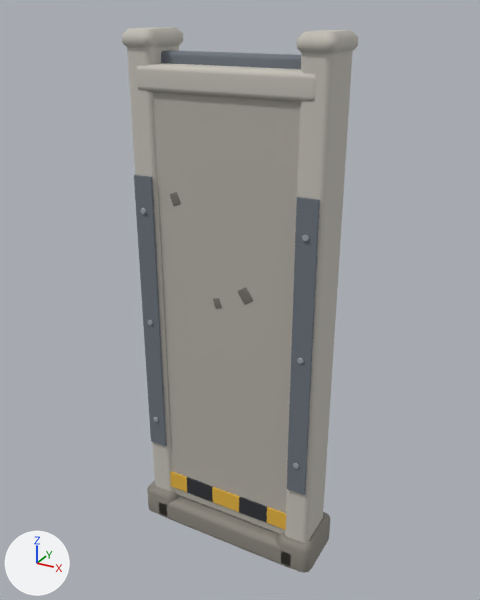
The glTF model navigateur/export/barriere_beton_arme_abime1.glb: old version first, new version second.
Before and after are seen from a 50 mm camera at (0.874, -1.563, 1.629) aimed at (0.002, 0.024, 0.836). The axes (+X, +Y, +Z) are drawn at lower left. The lights are the same throughout. The older version comes first. Vertices at exactly the same position are counted once.

The older version as bpy lines, for what is in view:
```python
ob_barriere_acier_cl_006 = bpy.data.objects.new('barriere_acier_cl.006', me_barriere_acier_cl_009)
ob_barriere_acier_cl_006.location = (0.0, 0.0, 0.0)
ob_barriere_beton_cl_012 = bpy.data.objects.new('barriere_beton_cl.012', me_barriere_beton_cl_021)
ob_barriere_beton_cl_012.location = (0.0, 0.0, 0.0)
ob_barriere_beton_cl_casse_008 = bpy.data.objects.new('barriere_beton_cl_casse.008', me_barriere_beton_cl_casse_013)
ob_barriere_beton_cl_casse_008.location = (0.0, 0.0, 0.0)
ob_barriere_beton_cl_clair_012 = bpy.data.objects.new('barriere_beton_cl_clair.012', me_barriere_beton_cl_clair_021)
ob_barriere_beton_cl_clair_012.location = (0.0, 0.0, 0.0)
ob_poteau_d_acier_cl_006 = bpy.data.objects.new('poteau_d_acier_cl.006', me_poteau_d_acier_cl_009)
ob_poteau_d_acier_cl_006.location = (0.0, 0.0, 0.0)
ob_poteau_d_beton_cl_clair_012 = bpy.data.objects.new('poteau_d_beton_cl_clair.012', me_poteau_d_beton_cl_clair_021)
ob_poteau_d_beton_cl_clair_012.location = (0.0, 0.0, 0.0)
ob_poteau_d_beton_cl_sombre_012 = bpy.data.objects.new('poteau_d_beton_cl_sombre.012', me_poteau_d_beton_cl_sombre_021)
ob_poteau_d_beton_cl_sombre_012.location = (0.0, 0.0, 0.0)
ob_poteau_g_acier_cl_006 = bpy.data.objects.new('poteau_g_acier_cl.006', me_poteau_g_acier_cl_009)
ob_poteau_g_acier_cl_006.location = (0.0, 0.0, 0.0)
ob_poteau_g_beton_cl_clair_012 = bpy.data.objects.new('poteau_g_beton_cl_clair.012', me_poteau_g_beton_cl_clair_021)
ob_poteau_g_beton_cl_clair_012.location = (0.0, 0.0, 0.0)
# also in view: 'barriere_noir_cl.008' at (0.0, -0.068, 0.16); 'barriere_jaune_cl.006' at (0.0, -0.068, 0.16); 'barriere_beton_cl_sombre.012' at (0.0, 0.0, 0.045)
```
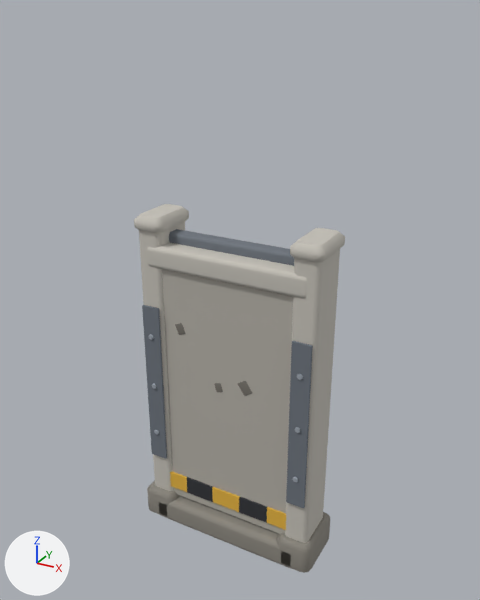
Pixel boxes [x1, y1, x2, y2] of what changed, in the pictures (480 x 600 px; the box of a moved part takes in the faces that stretch with it):
'barriere_beton_cl.012', reshaped (11% narrower, 40% shorter)
    before: [153, 92, 300, 534]
    after: [162, 269, 293, 534]
'poteau_d_beton_cl_clair.012', mesh rescaled (18% narrower, 39% shorter)
    before: [285, 30, 358, 542]
    after: [285, 228, 345, 542]
'barriere_beton_cl_clair.012', moved
    before: [137, 63, 316, 102]
    after: [147, 242, 307, 298]
'poteau_g_beton_cl_clair.012', mesh rescaled
    before: [122, 27, 183, 491]
    after: [134, 204, 189, 491]
'poteau_d_acier_cl.006', moved, rescaled (18% narrower, 44% shorter)
    before: [287, 197, 320, 495]
    after: [286, 341, 313, 508]
'poteau_g_acier_cl.006', moved, rescaled (24% narrower, 43% shorter)
    before: [134, 175, 167, 446]
    after: [142, 305, 167, 459]
'barriere_acier_cl.006', moved
    before: [161, 50, 302, 69]
    after: [169, 229, 294, 266]
'barriere_beton_cl_casse.008', reshaped (7% narrower, 37% shorter)
    before: [170, 192, 253, 309]
    after: [175, 323, 252, 396]
part 3 of me_barriere_beton_cl_casse_013, moved or reshaped
    before: [213, 298, 222, 309]
    after: [214, 383, 223, 392]
part 4 of me_barriere_beton_cl_casse_013, moved or reshaped
    before: [170, 192, 181, 206]
    after: [175, 323, 185, 335]
part 5 of me_barriere_beton_cl_casse_013, moved or reshaped
    before: [238, 287, 253, 305]
    after: [238, 381, 252, 396]

Diff of the bpy script that builds the scene:
```diff
--- a/navigateur/export/barriere_beton_arme_abime1.glb.py
+++ b/navigateur/export/barriere_beton_arme_abime1.glb.py
@@ me_barriere_acier_cl_009 @@
-me_barriere_acier_cl_009.from_pydata(...)  # 64 vertices, 124 faces; spans x -0.26..0.26, y -0.025..0.025, z 1.475..1.525
+me_barriere_acier_cl_009.from_pydata(...)  # 64 vertices, 124 faces; spans x -0.26..0.26, y -0.025..0.025, z 0.975..1.025
+# me_barriere_acier_cl_009 part 1: the whole mesh is moved by (0.0, 0.0, -0.5)
 me_barriere_acier_cl_009.materials.append(mat_acier_cl)
@@ me_barriere_beton_cl_021 @@
-me_barriere_beton_cl_021.from_pydata(...)  # 64 vertices, 124 faces; spans x -0.26..0.26, y -0.065..0.065, z 0.09..1.475
+me_barriere_beton_cl_021.from_pydata(...)  # 64 vertices, 124 faces; spans x -0.26..0.26, y -0.065..0.065, z 0.09..0.975
+# me_barriere_beton_cl_021 part 2: all 32 vertices in x -0.26..0.26, y -0.065..0.065, z 1.465..1.475 are moved by (0.0, 0.0, -0.5)
 me_barriere_beton_cl_021.materials.append(mat_beton_cl)
@@ me_barriere_beton_cl_casse_013 @@
-me_barriere_beton_cl_casse_013.from_pydata(...)  # 120 vertices, 220 faces; spans x -0.221..0.094, y -0.068..0.068, z 0.833..1.471
+me_barriere_beton_cl_casse_013.from_pydata(...)  # 120 vertices, 220 faces; spans x -0.221..0.094, y -0.068..0.068, z 0.553..0.971
+# me_barriere_beton_cl_casse_013 part 3: the loose piece of 24 vertices spanning x -0.041..-0.006, y -0.068..0.068, z 0.833..0.873 is moved by (0.0, 0.0, -0.28)
+# me_barriere_beton_cl_casse_013 part 4: the loose piece of 24 vertices spanning x -0.176..-0.134, y -0.068..0.068, z 1.12..1.166 is moved by (0.0, 0.0, -0.402)
+# me_barriere_beton_cl_casse_013 part 5: the loose piece of 24 vertices spanning x 0.04..0.094, y -0.068..0.068, z 0.867..0.924 is moved by (0.0, 0.0, -0.298)
+# other edits to the shape of me_barriere_beton_cl_casse_013 do not show in these pictures
 me_barriere_beton_cl_casse_013.materials.append(mat_beton_cl_casse)
@@ me_barriere_beton_cl_clair_021 @@
-me_barriere_beton_cl_clair_021.from_pydata(...)  # 64 vertices, 124 faces; spans x -0.26..0.26, y -0.08..0.08, z 1.425..1.495
+me_barriere_beton_cl_clair_021.from_pydata(...)  # 64 vertices, 124 faces; spans x -0.26..0.26, y -0.08..0.08, z 0.925..0.995
+# me_barriere_beton_cl_clair_021 part 6: the whole mesh is moved by (0.0, 0.0, -0.5)
 me_barriere_beton_cl_clair_021.materials.append(mat_beton_cl_clair)
@@ me_poteau_d_acier_cl_009 @@
-me_poteau_d_acier_cl_009.from_pydata(...)  # 48 vertices, 92 faces; spans x 0.22..0.28, y -0.084..-0.076, z 0.3..1.2
+me_poteau_d_acier_cl_009.from_pydata(...)  # 48 vertices, 92 faces; spans x 0.22..0.28, y -0.084..-0.076, z 0.25..0.8
+# me_poteau_d_acier_cl_009 part 7: the whole mesh is scaled about its middle by (1, 1, 0.61), then moved by (0.0, 0.0, -0.225)
 me_poteau_d_acier_cl_009.materials.append(mat_acier_cl)
@@ me_poteau_d_beton_cl_clair_021 @@
-me_poteau_d_beton_cl_clair_021.from_pydata(...)  # 128 vertices, 248 faces; spans x 0.2..0.3, y -0.09..0.09, z 0.05..1.58
+me_poteau_d_beton_cl_clair_021.from_pydata(...)  # 128 vertices, 248 faces; spans x 0.2..0.3, y -0.09..0.09, z 0.05..1.08
+# me_poteau_d_beton_cl_clair_021 part 8: the whole mesh is scaled about its middle by (1, 1, 0.666), then moved by (0.0, 0.0, -0.25)
 me_poteau_d_beton_cl_clair_021.materials.append(mat_beton_cl_clair)
@@ me_poteau_g_acier_cl_009 @@
-me_poteau_g_acier_cl_009.from_pydata(...)  # 48 vertices, 92 faces; spans x -0.28..-0.22, y -0.084..-0.076, z 0.3..1.2
+me_poteau_g_acier_cl_009.from_pydata(...)  # 48 vertices, 92 faces; spans x -0.28..-0.22, y -0.084..-0.076, z 0.25..0.8
+# me_poteau_g_acier_cl_009 part 9: the whole mesh is scaled about its middle by (1, 1, 0.61), then moved by (0.0, 0.0, -0.225)
 me_poteau_g_acier_cl_009.materials.append(mat_acier_cl)
@@ me_poteau_g_beton_cl_clair_021 @@
-me_poteau_g_beton_cl_clair_021.from_pydata(...)  # 128 vertices, 248 faces; spans x -0.3..-0.2, y -0.09..0.09, z 0.05..1.58
+me_poteau_g_beton_cl_clair_021.from_pydata(...)  # 128 vertices, 248 faces; spans x -0.3..-0.2, y -0.09..0.09, z 0.05..1.08
+# me_poteau_g_beton_cl_clair_021 part 10: the whole mesh is scaled about its middle by (1, 1, 0.666), then moved by (0.0, 0.0, -0.25)
 me_poteau_g_beton_cl_clair_021.materials.append(mat_beton_cl_clair)
```
